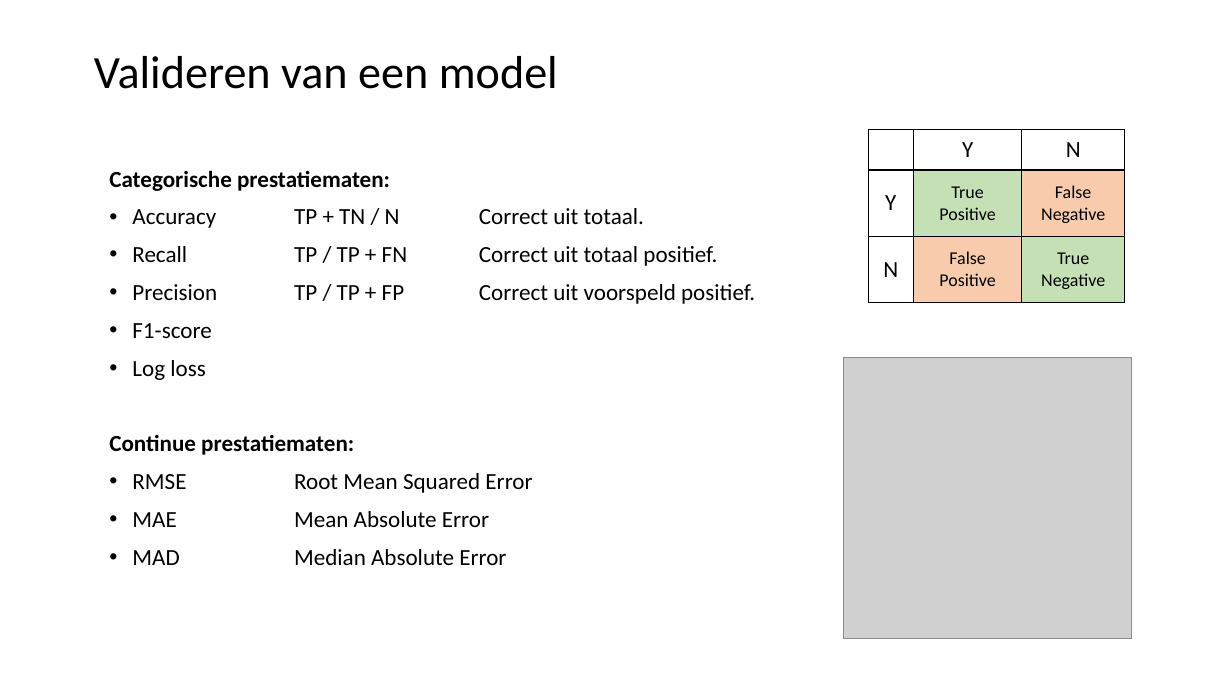
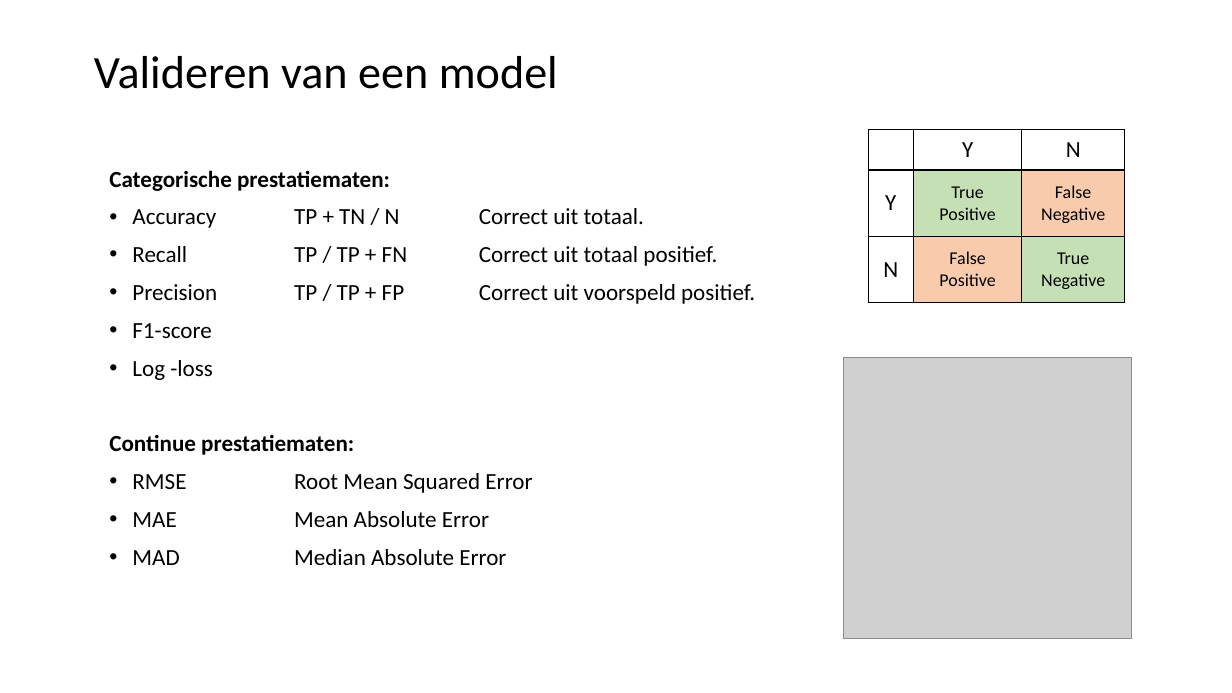
Before and after one commit to LFKoning/knowledge-sharing, a slide deck: slide 27 of python_trainees/4_scikit_learn/python_traineeship_4.pptx. Drawn at 1232x693 pixels with LibreOffice and Linux fonts; fonts in the diff are those of the drawing; grey boxes stand for pictures. Boxes give left, top, right and bottom in pixels: in the first picture for what was removed or moved away, otherwise in the second. Text is boxed around its words. In the diff, an @@ line names an element or a change of style, - is before the commit and + after.

```diff
--- a/python_trainees/4_scikit_learn/python_traineeship_4.pptx
+++ b/python_trainees/4_scikit_learn/python_traineeship_4.pptx
@@ text at box(132, 360, 213, 380): text changed @@
-• Log loss
+• Log -loss
```
Also in this commit, not shown: 10 other slides changed, 3 slides added, 1 slide removed, 10 other files.
